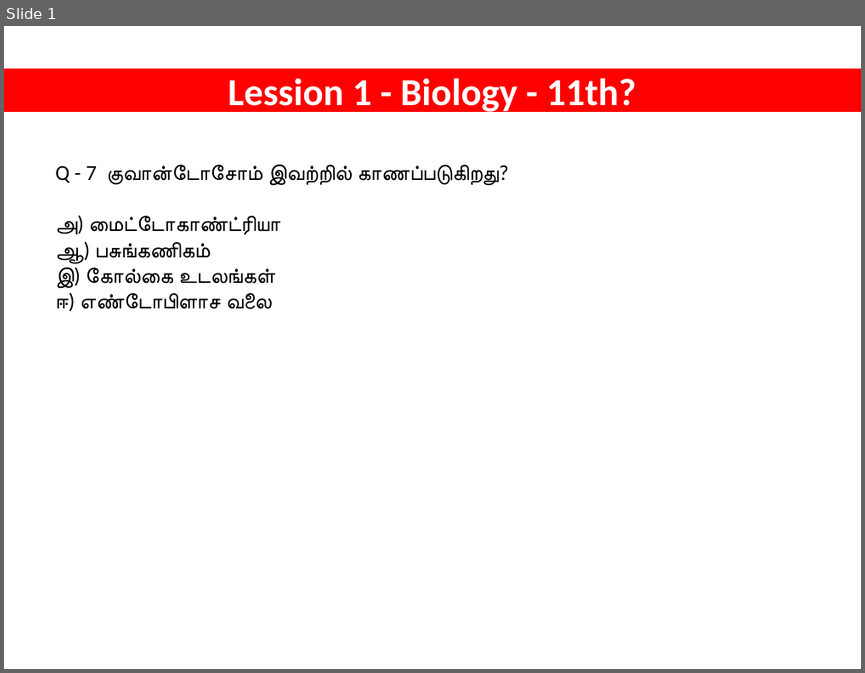
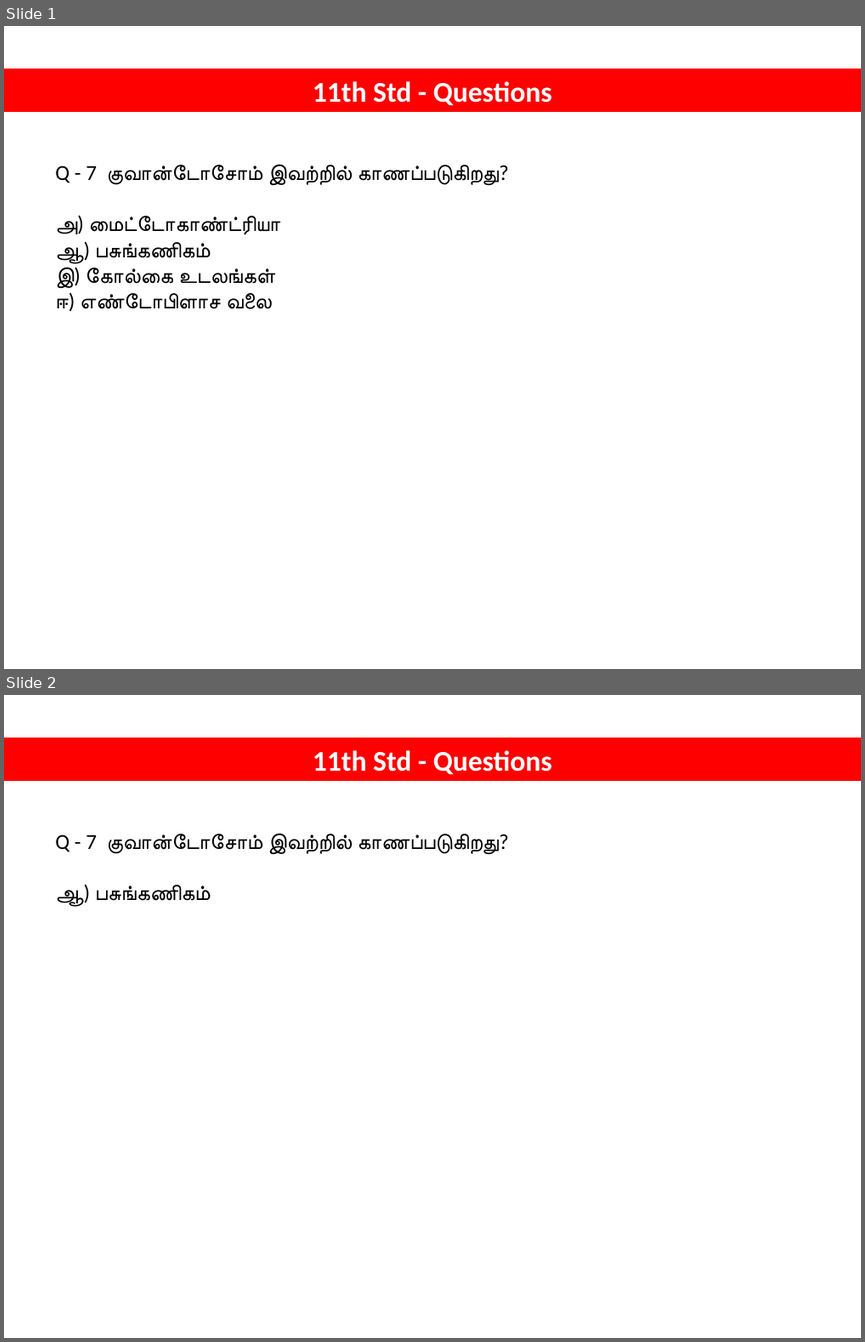
Before and after one commit to tvmani/tvmani.github.io, a slide deck: tamil_biology/NEET_BIOLOGY_001.pptx. Shown one above the other, each under a label of ours: slide 1 before the commit, slides 1 and 2 after it. The pictures are 865x673 and 865x1342 pixels, drawn with LibreOffice and Linux fonts; fonts in the diff are those of the drawing. Boxes give left, top, right and bottom in pixels: in the first picture for what was removed or moved away, otherwise in the second. Text is boxed around its words. In the diff, an @@ line names an element or a change of style, - is before the commit and + after.

```diff
--- a/tamil_biology/NEET_BIOLOGY_001.pptx
+++ b/tamil_biology/NEET_BIOLOGY_001.pptx
@@ slide 2 added at box(4, 695, 861, 1338), background #FFFFFF @@
@@ rectangle added at box(4, 737, 861, 781), fill #FF0000, outline #FF0000 0.75 pt, 24 pt, text #FFFFFF, bold @@
+11th Std - Questions
@@ text added at box(55, 833, 508, 906), 18 pt, text #000000 @@
+Q - 7 குவான்டோசோம் இவற்றில் காணப்படுகிறது?
+ஆ) பசுங்கணிகம்
@@ slide 1 changed as well @@
@@ text in rectangle at box(313, 81, 552, 106): text changed; size 32 to 24 pt @@
-Lession 1 - Biology - 11th?
+11th Std - Questions
```
Also in this commit, not shown: 8 other slides added, 1 other file.
